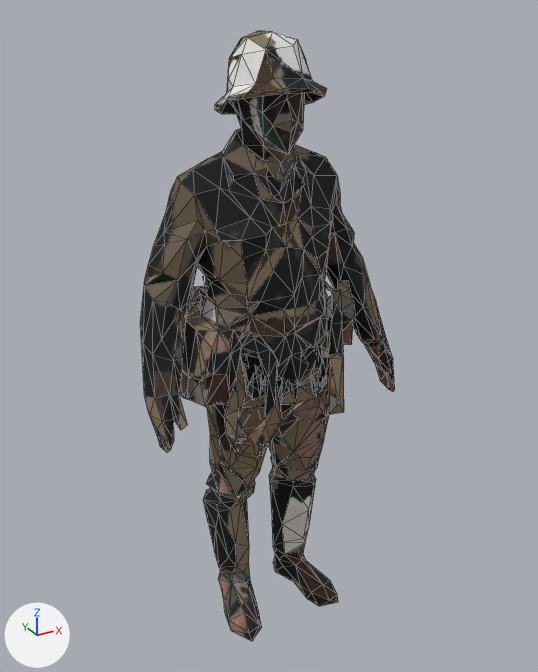
Before and after pictures for a commit that changed the glTF model models/explorer.glb.
Before and after are seen from a 50 mm camera at (-0.964, -1.773, 1.85) aimed at (0.021, 0.016, 0.956). Arrows for +X, +Y and +Z are at lower left; the lights stay in place. The older version comes first. Mesh edges are drawn as thin lines. Vertices at exactly the same position are counted once.

Objects in the first picture: 'explorer'.
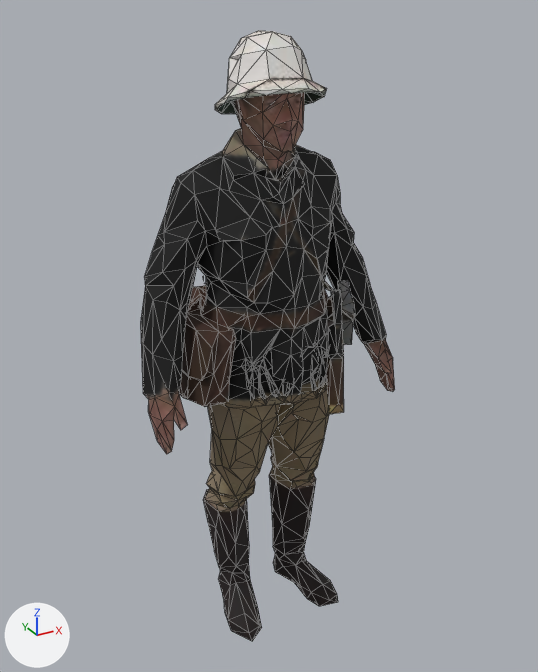
What changed in the scene script:
```text
Change me_rewrap_001:
    used by ob_explorer; location = (0.0, 0.0, 0.0)
    remove me_rewrap_001.from_pydata(...)  # 1000 vertices, 1985 faces; spans x -0.4..0.4, y -0.23..0.23, z 0.0..1.8
    add me_rewrap_001.from_pydata(...)  # 1004 vertices, 1985 faces; spans x -0.4..0.4, y -0.23..0.23, z 0.0..1.8
    me_rewrap_001 part 1: 17 vertices moved from x -0.36..0.21, y -0.16..0.12, z 0.61..1.7 to x -0.37..0.21, y -0.16..0.11, z 0.59..1.7; 158 vertices removed from x -0.39..0.39, y -0.2..0.22, z 0.37..1.78; 160 vertices added at x -0.4..0.39, y -0.19..0.22, z 0.3..1.79
    me_rewrap_001 part 2: 1 vertex removed from x -0.13, y -0.01, z 0.1; 3 vertices added at x -0.14..0.14, y -0.02..-0.01, z 0.09..0.12
    me_rewrap_001 part 3: 1236 kept faces spanning x -0.4..0.4, y -0.23..0.23, z 0.0..1.8 get new texture (UV) coordinates
    me_rewrap_001 part 4: 138 faces spanning x -0.37..0.4, y -0.23..0.19, z 0.78..1.56 switch from mat_baked (picture img_colour) to mat_baked_owner (picture img_colour_owner)
```

What differs and where, as boxes [x1, y1, x2, y2] in the pictures (538 x 672 px; the box of a moved part takes in the faces that stretch with it):
part 1 of me_rewrap_001, moved or reshaped: [141, 32, 395, 546] in both
part 2 of me_rewrap_001, built on: before [218, 571, 259, 625]; after [218, 544, 306, 626]
part 3 of me_rewrap_001, surface changed: [141, 30, 395, 639] in both
part 4 of me_rewrap_001, recoloured: [199, 131, 377, 407] in both
